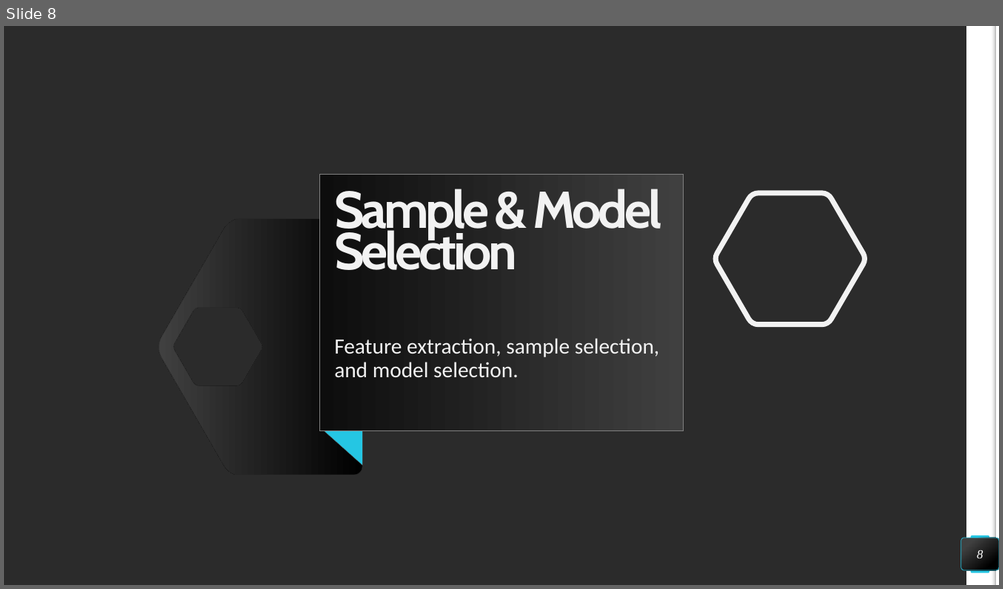
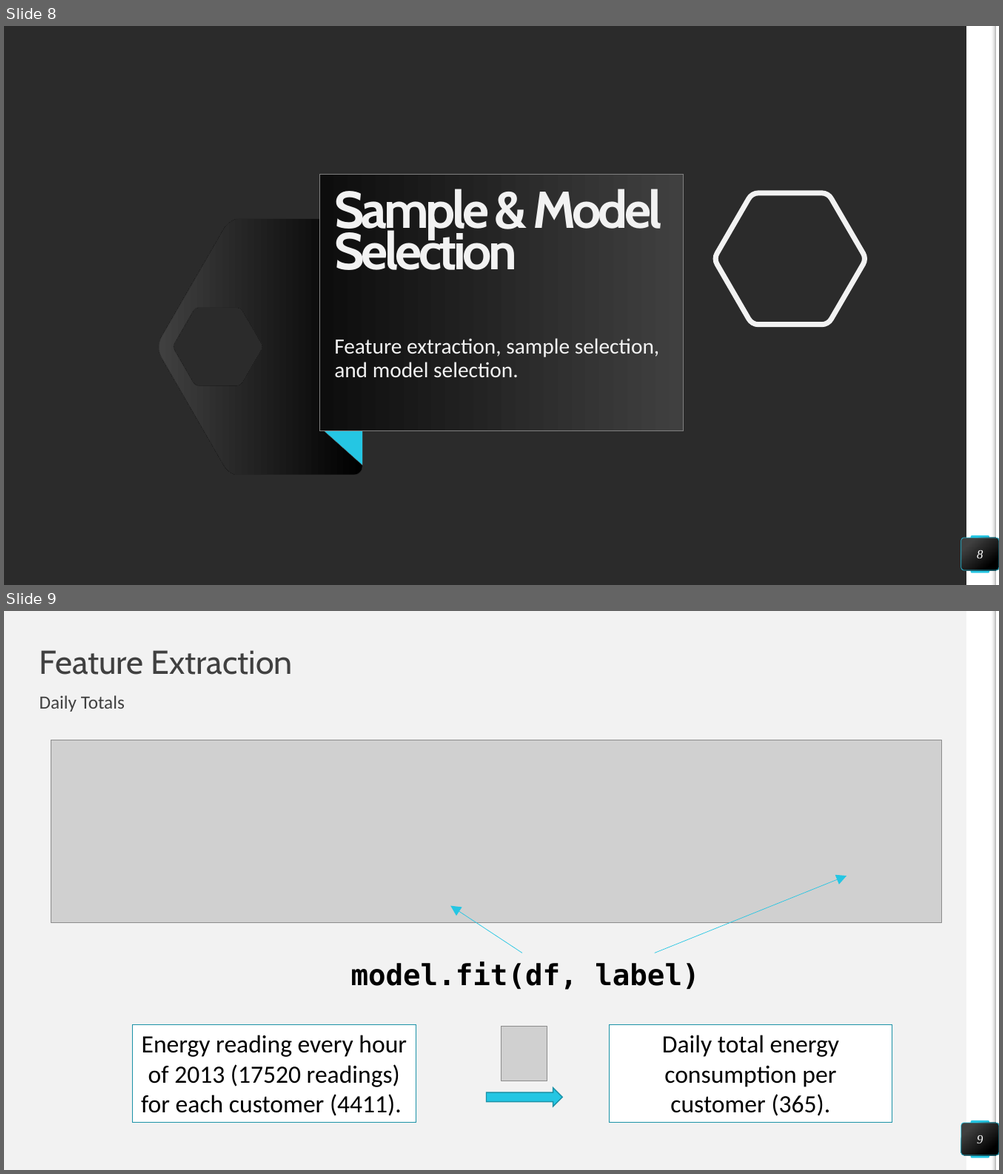
Before and after one commit to differentiablef/london-power-analysis, a slide deck: Final Project - Classifying User Affluence.pptx. Shown one above the other, each under a label of ours: slide 8 before the commit, slides 8 and 9 after it. The pictures are 1003x589 and 1003x1174 pixels, drawn with LibreOffice and Linux fonts; fonts in the diff are those of the drawing; grey boxes stand for pictures; background and template pictures are left out; a plain dark background stands for a picture behind light text. Boxes give left, top, right and bottom in pixels: in the first picture for what was removed or moved away, otherwise in the second. Text is boxed around its words. In the diff, an @@ line names an element or a change of style, - is before the commit and + after.

```diff
--- a/Final Project - Classifying User Affluence.pptx
+++ b/Final Project - Classifying User Affluence.pptx
@@ slide 9 added at box(4, 611, 999, 1170), background #F2F2F2; not listed: 4 template elements that a slide beside it also shows @@
@@ title added at box(40, 650, 292, 675), 32 pt, text #404040 @@
+Feature Extraction
@@ text added at box(40, 695, 125, 712), 18 pt, text #404040 @@
+Daily Totals
@@ picture added at box(51, 740, 941, 923) @@
@@ arrow added from (654, 954) to (846, 876), #25C6E3 0.5 pt @@
@@ arrow added from (522, 954) to (450, 906), #25C6E3 0.5 pt @@
@@ text added at box(351, 962, 699, 990), 28 pt, text #000000, bold @@
+model.fit(df, label)
@@ rectangle added at box(132, 1025, 416, 1123), fill #FFFFFF, outline #1B92A8 0.75 pt, 24 pt, text #000000 @@
+Energy reading every hour of 2013 (17520 readings) for each customer (4411).
@@ picture added at box(502, 1027, 547, 1082) @@
@@ rectangle added at box(609, 1025, 893, 1123), fill #FFFFFF, outline #1B92A8 0.75 pt, 24 pt, text #000000 @@
+Daily total energy consumption per customer (365).
@@ right arrow added at box(486, 1088, 562, 1107), fill #25C6E3, outline #1B92A8 1 pt @@
@@ page number added at box(962, 1123, 999, 1156), fill gradient #404040 to #000000, outline #25C6E3 0.5 pt, 12 pt, text #FFFFFF, italic @@
+9
```
Also in this commit, not shown: 3 slides changed, 2 other slides added, 7 slides removed.
